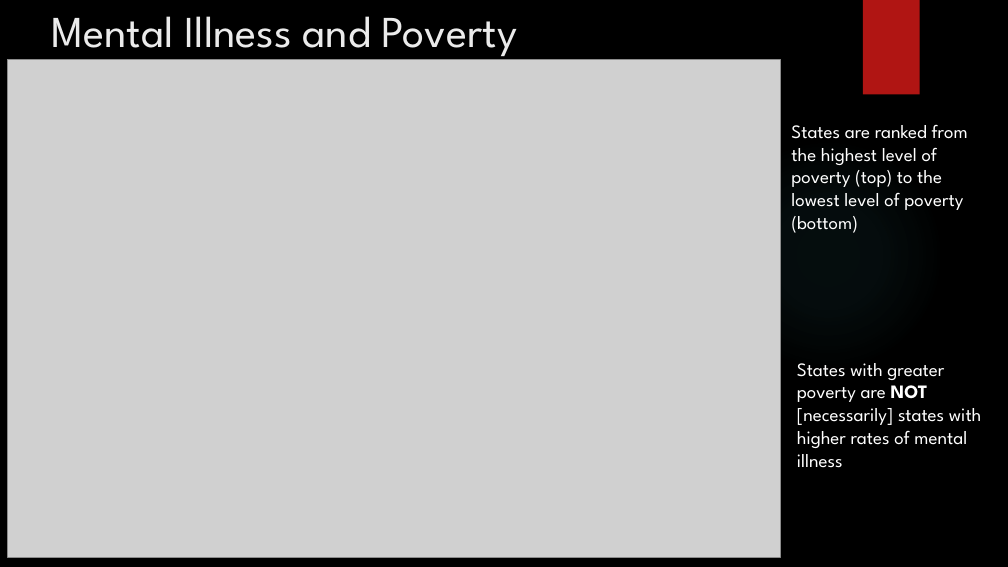
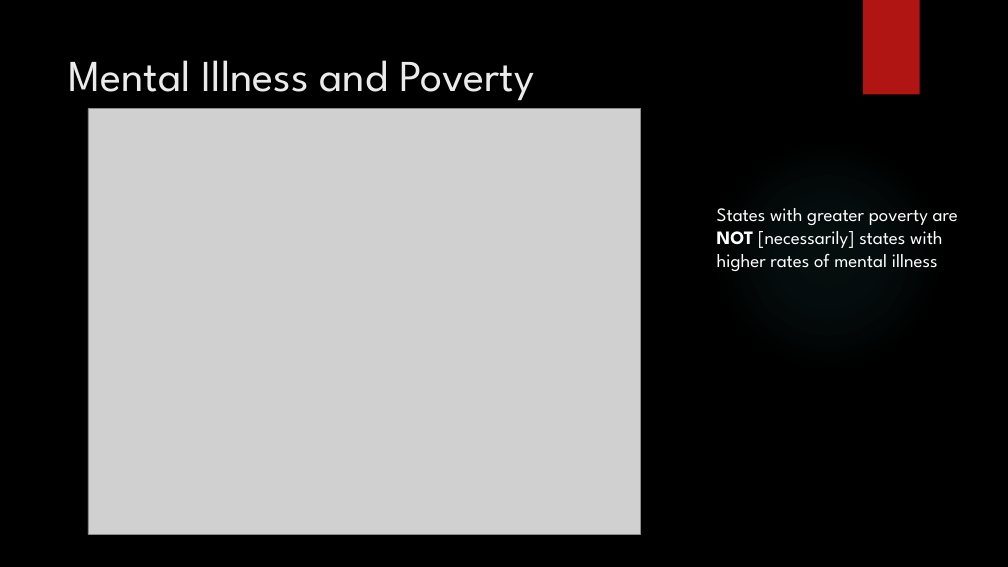
Before and after one commit to brian-e-haley/Mental_health_US, a slide deck: slide 11 of Output/MentalHealth_in_the_US.pptx. Drawn at 1008x567 pixels with LibreOffice and Linux fonts; fonts in the diff are those of the drawing; grey boxes stand for pictures; background and template pictures are left out. Boxes give left, top, right and bottom in pixels: in the first picture for what was removed or moved away, otherwise in the second. Text is boxed around its words. In the diff, an @@ line names an element or a change of style, - is before the commit and + after.

```diff
--- a/Output/MentalHealth_in_the_US.pptx
+++ b/Output/MentalHealth_in_the_US.pptx
@@ title "Mental Illness and Poverty" rewrapped from (51, 16, 517, 61) to (69, 60, 534, 100) @@
@@ picture: place and size @@
-picture at (8, 59, 780, 557)
+picture at (88, 109, 640, 535)
@@ text removed at (791, 125, 968, 233) @@
-States are ranked from the highest level of poverty (top) to the lowest level of poverty (bottom)
@@ text "States with greater poverty are ..." rewrapped from (797, 363, 981, 468) to (717, 208, 958, 271) @@
```
Also in this commit, not shown: 2 other slides changed, 6 other files.
